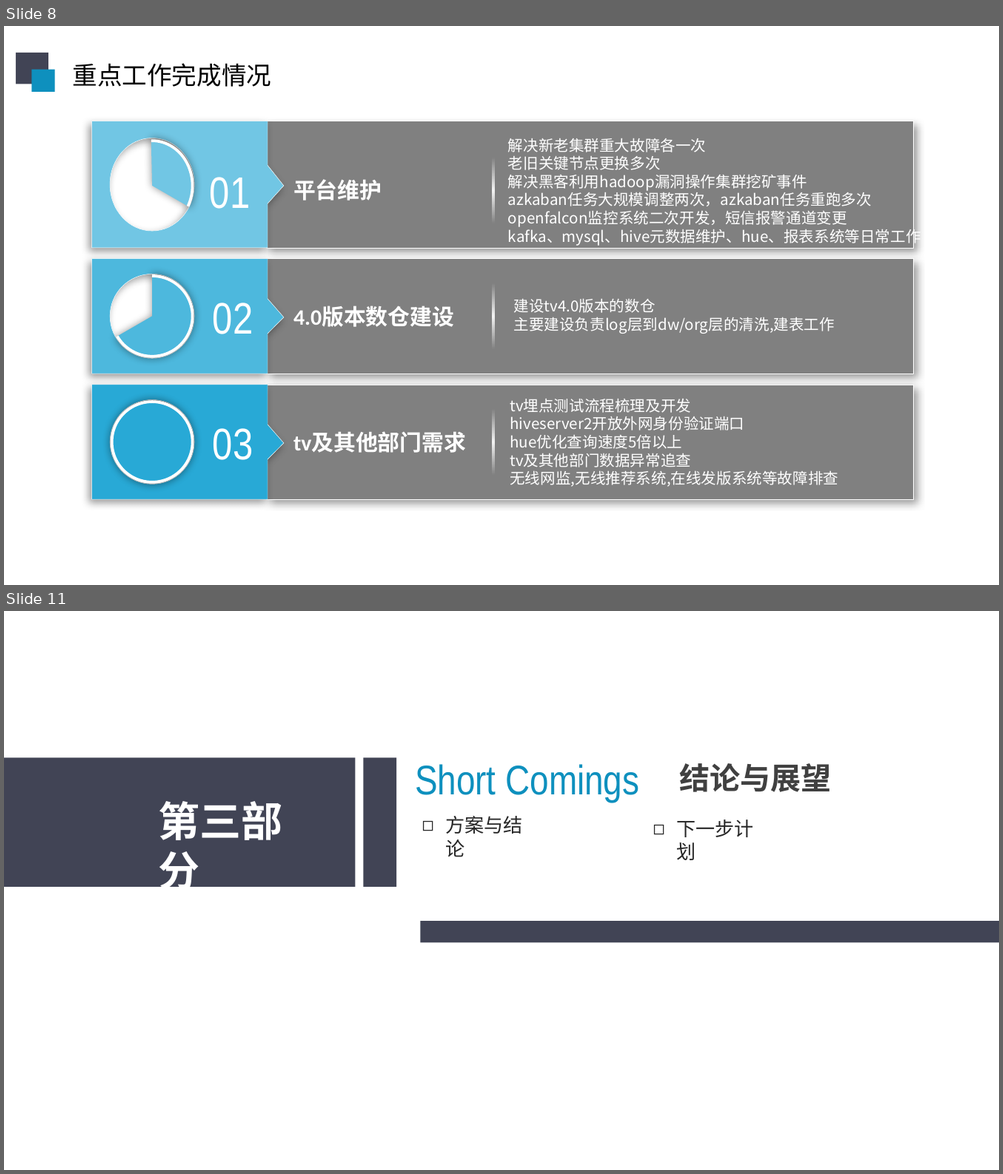
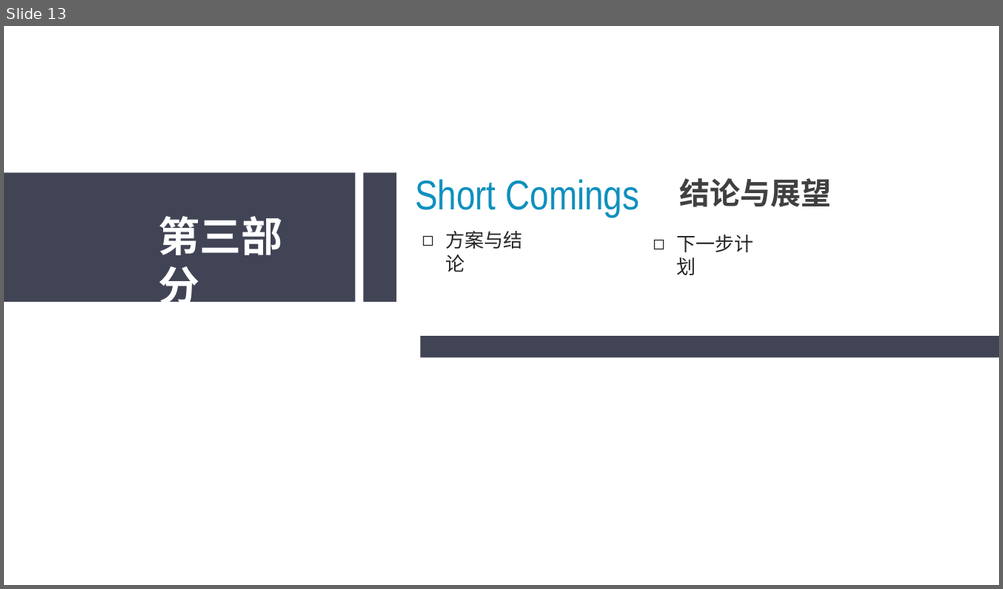
Before and after one commit to sunliangliang9201/interview_prepare, a slide deck: 在线阶段汇报20190606.pptx. Shown one above the other, each under a label of ours: slides 8 and 11 before the commit, slide 13 after it; the slides between them are not shown. The pictures are 1003x1174 and 1003x589 pixels, drawn with LibreOffice and Linux fonts; fonts in the diff are those of the drawing. Boxes give left, top, right and bottom in pixels: in the first picture for what was removed or moved away, otherwise in the second. Text is boxed around its words. In the diff, an @@ line names an element or a change of style, - is before the commit and + after.

```diff
--- a/在线阶段汇报20190606.pptx
+++ b/在线阶段汇报20190606.pptx
@@ slide 8 removed at box(4, 26, 999, 585), background #FFFFFF @@
@@ rectangle removed at box(16, 53, 48, 84) @@
@@ rectangle removed at box(32, 70, 55, 93) @@
@@ text removed at box(73, 63, 272, 87) @@
-重点工作完成情况
@@ freeform shape removed at box(91, 121, 284, 248) @@
@@ rectangle removed at box(267, 121, 913, 248) @@
@@ arc (boxed as its full ellipse) removed at box(111, 141, 192, 230) @@
@@ rectangle removed at box(492, 157, 495, 224) @@
@@ text removed at box(508, 138, 921, 246) @@
-解决新老集群重大故障各一次
-老旧关键节点更换多次
-解决黑客利用hadoop漏洞操作集群挖矿事件
-azkaban任务大规模调整两次，azkaban任务重跑多次
-openfalcon监控系统二次开发，短信报警通道变更
-kafka、mysql、hive元数据维护、hue、报表系统等日常工作
@@ text removed at box(210, 177, 250, 209) @@
-01
@@ text removed at box(293, 179, 381, 201) @@
-平台维护
@@ freeform shape removed at box(91, 258, 284, 374) @@
@@ rectangle removed at box(267, 258, 913, 374) @@
@@ arc (boxed as its full ellipse) removed at box(111, 275, 192, 356) @@
@@ rectangle removed at box(492, 283, 495, 349) @@
@@ text removed at box(213, 303, 253, 335) @@
-02
@@ text removed at box(293, 306, 454, 327) @@
-4.0版本数仓建设
@@ text removed at box(514, 299, 835, 334) @@
-建设tv4.0版本的数仓
-主要建设负责log层到dw/org层的清洗,建表工作
@@ freeform shape removed at box(91, 385, 284, 500) @@
@@ arc (boxed as its full ellipse) removed at box(111, 402, 192, 483) @@
@@ rectangle removed at box(267, 385, 913, 500) @@
@@ text removed at box(509, 399, 838, 487) @@
-tv埋点测试流程梳理及开发
-hiveserver2开放外网身份验证端口
-hue优化查询速度5倍以上
-tv及其他部门数据异常追查
-无线网监,无线推荐系统,在线发版系统等故障排查
@@ rectangle removed at box(492, 409, 495, 475) @@
@@ text removed at box(213, 429, 253, 460) @@
-03
@@ text removed at box(293, 432, 466, 453) @@
-tv及其他部门需求
@@ what was slide 11 is now slide 13 @@
```
Also in this commit, not shown: 3 slides changed, 6 slides added, 5 other slides removed.
